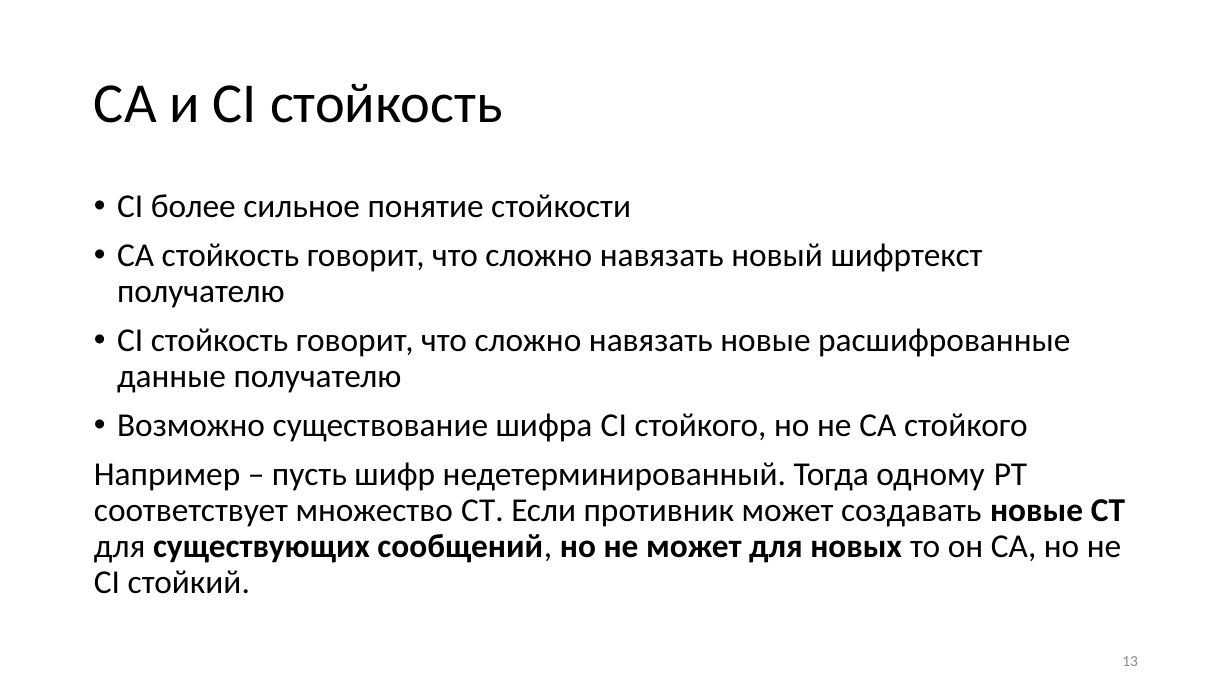
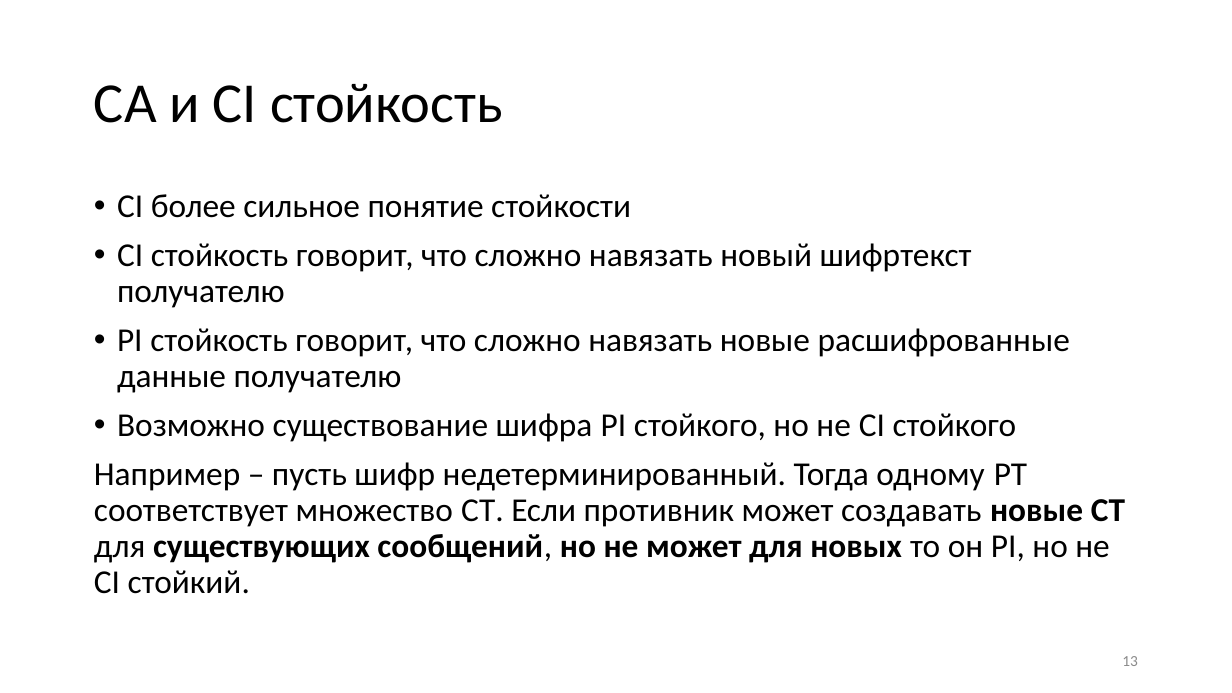
Before and after one commit to CryptoCourse/CryptoLectures, a slide deck: slide 13 of Lectures/Lecture12.pptx. Drawn at 1232x693 pixels with LibreOffice and Linux fonts; fonts in the diff are those of the drawing. Boxes give left, top, right and bottom in pixels: in the first picture for what was removed or moved away, otherwise in the second. Text is boxed around its words. In the diff, an @@ line names an element or a change of style, - is before the commit and + after.

```diff
--- a/Lectures/Lecture12.pptx
+++ b/Lectures/Lecture12.pptx
@@ text at bbox=[94, 243, 1125, 594]: text changed @@
-• CA стойкость говорит, что сложно навязать новый шифртекст получателю
-• CI стойкость говорит, что сложно навязать новые расшифрованные данные получателю
-• Возможно существование шифра CI стойкого, но не CA стойкого
-Например – пусть шифр недетерминированный. Тогда одному PT соответствует множество CT. Если противник может создавать новые CT для существующих сообщений, но не может для новых то он CA, но не CI стойкий.
+• CI стойкость говорит, что сложно навязать новый шифртекст получателю
+• PI стойкость говорит, что сложно навязать новые расшифрованные данные получателю
+• Возможно существование шифра PI стойкого, но не CI стойкого
+Например – пусть шифр недетерминированный. Тогда одному PT соответствует множество CT. Если противник может создавать новые CT для существующих сообщений, но не может для новых то он PI, но не CI стойкий.
```
Also in this commit, not shown: 1 other file.
